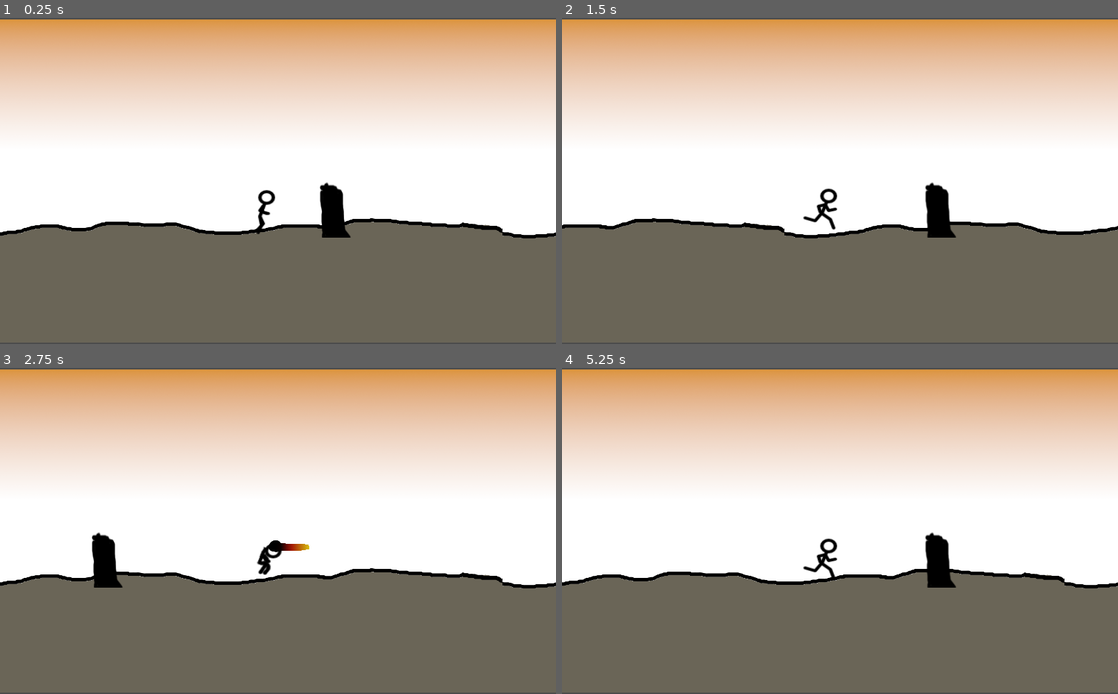
Above: before the commit, frames 1-4 (two rows, left to right).
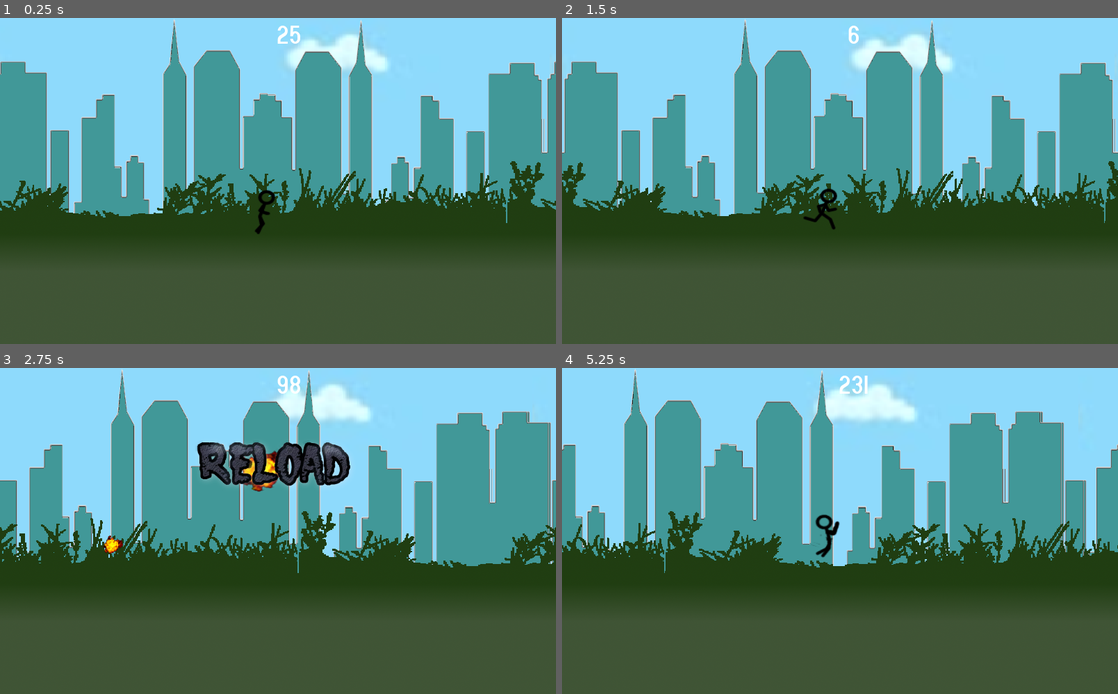
Above: after the commit, the same moments.

Repository: VivekThazhathattil/Hellhound-Chase
Game: Godot game, scene res://game.tscn
Two runs of this game, one before a commit and one after it. Both use one fixed random seed, a clock stepped at 60 frames per second and the inputs below.
Inputs (mouse positions are in pixels of both pictures, inside the frame that each line leads up to):
- Up to frame 1 (0.25 s): no input
- Up to frame 2 (1.5 s): move the mouse to (962, 164) at 0.52 s; click (962, 164) at 0.67 s; click (962, 164) at 0.77 s; move the mouse to (728, 197) at 1.27 s; click (728, 197) at 1.42 s
- Up to frame 3 (2.75 s): click (166, 547) at 1.52 s; move the mouse to (333, 459) at 2.02 s; click (333, 459) at 2.17 s
- Up to frame 4 (5.25 s): move the mouse to (812, 596) at 2.77 s; click (812, 596) at 2.92 s; click (812, 596) at 3.02 s; move the mouse to (1006, 579) at 3.52 s; click (1006, 579) at 3.67 s; click (1006, 579) at 3.77 s; move the mouse to (673, 482) at 4.27 s; click (673, 482) at 4.42 s; click (673, 482) at 4.52 s; move the mouse to (867, 531) at 5.02 s; click (867, 531) at 5.17 s

The runs differ from the first frame. In frame 1, 99% of the frame differs, in the area x 0-100%, y 0-100%; in frame 2, 99%; in frame 3, 100%; in frame 4, 100%.

Commit message:
change artwork

Diff:
--- a/ScrollingBG.gd
+++ b/ScrollingBG.gd
@@ -4,11 +4,5 @@
 func _ready():
 	self.material.set_shader_param("scroll_speed", scroll_speed)
 
-# Called every frame. 'delta' is the elapsed time since the previous frame.
-func _process(delta):
-	pass
-
-func _input(event):
-	if event is InputEventMouseButton:
-		if event.button_index == BUTTON_LEFT and event.pressed:
-			print("Left button was clicked at ", event.position)
+func _process(_delta):
+	self.material.set_shader_param("scroll_speed", scroll_speed)
--- /dev/null
+++ b/bg_shuffle1.gd
@@ -0,0 +1,15 @@
+extends Sprite
+export var VELOCITY: float = -1.5
+var g_texture_width: float = 0
+
+func _ready():
+	g_texture_width = texture.get_size().x * scale.x
+
+func _process(delta: float) -> void:
+	position.x += VELOCITY
+	_attempt_reposition()
+
+func _attempt_reposition() -> void:
+	if position.x < -g_texture_width:
+		# Don't just reset position to texture width, otherwise there will be a gap
+		position.x += 2 * g_texture_width
--- /dev/null
+++ b/bg_shuffle2.gd
@@ -0,0 +1,17 @@
+
+extends Sprite
+
+export var VELOCITY: float = -1.5
+var g_texture_width: float = 0
+
+func _ready():
+	g_texture_width = texture.get_size().x * scale.x
+
+func _process(_delta: float) -> void:
+	position.x += VELOCITY
+	_attempt_reposition()
+
+func _attempt_reposition() -> void:
+	if position.x < -g_texture_width:
+		# Don't just reset position to texture width, otherwise there will be a gap
+		position.x += 2 * g_texture_width
--- a/game.gd
+++ b/game.gd
@@ -6,16 +6,29 @@
 var progress_no = 0.5
 var is_player_dead = false
 onready var s = load("res://scenes/missile.tscn")
+onready var h = load("res://scenes/hud.tscn")
+var scorebox
+var dodge_bonus = 0
+var tot_score = 0
 
 func _ready():
+	scorebox = h.instance()
+	add_child(scorebox)
+	scorebox.show()
 	screen_size = OS.get_screen_size()
 	time = 0
+	get_node("reload_button").visible = false
 	set_process(true)
 
 func _process(delta):
 	time += delta
-	print(time)
-	if time > count*1:
+
+	if time > count*2:
 		count += 1 - 0.01*count
 		missile = s.instance()
 		add_child(missile)
+	if is_player_dead == true:
+		get_node("reload_button").visible = true
+	else:
+			tot_score += delta*100
+			scorebox.update_score(tot_score)
--- a/game.tscn
+++ b/game.tscn
@@ -1,8 +1,8 @@
-[gd_scene load_steps=37 format=2]
+[gd_scene load_steps=36 format=2]
 
-[ext_resource path="res://bg.png" type="Texture" id=1]
-[ext_resource path="res://ScrollingBG.gd" type="Script" id=2]
-[ext_resource path="res://game.shader" type="Shader" id=3]
+[ext_resource path="res://scenes/manual_bg_shuffle.tscn" type="PackedScene" id=1]
+[ext_resource path="res://man/man_dead_fall.png" type="Texture" id=2]
+[ext_resource path="res://scenes/bg_new.tscn" type="PackedScene" id=3]
 [ext_resource path="res://man/man-run3.png" type="Texture" id=4]
 [ext_resource path="res://man/man-run1.png" type="Texture" id=5]
 [ext_resource path="res://man/man-run2.png" type="Texture" id=6]
@@ -10,15 +10,12 @@
 [ext_resource path="res://man/man-jump1.png" type="Texture" id=8]
 [ext_resource path="res://man/man-jump3.png" type="Texture" id=9]
 [ext_resource path="res://player.gd" type="Script" id=10]
-[ext_resource path="res://man/obstacle_sprite.png" type="Texture" id=11]
-[ext_resource path="res://obstacle.gd" type="Script" id=12]
 [ext_resource path="res://ground.gd" type="Script" id=13]
 [ext_resource path="res://game.gd" type="Script" id=14]
 [ext_resource path="res://sprites/explosion_spritesheet.png" type="Texture" id=15]
-
-[sub_resource type="ShaderMaterial" id=1]
-shader = ExtResource( 3 )
-shader_param/scroll_speed = null
+[ext_resource path="res://sprites/reload.png" type="Texture" id=16]
+[ext_resource path="res://scenes/gd.tscn" type="PackedScene" id=17]
+[ext_resource path="res://scenes/sky.tscn" type="PackedScene" id=18]
 
 [sub_resource type="RectangleShape2D" id=2]
 extents = Vector2( 13.6026, 14.166 )
@@ -119,30 +116,27 @@
 "loop": false,
 "name": "explode",
 "speed": 10.0
+}, {
+"frames": [ ExtResource( 2 ) ],
+"loop": true,
+"name": "dead_fall",
+"speed": 5.0
 } ]
 
 [sub_resource type="RectangleShape2D" id=20]
 extents = Vector2( 605.163, 10 )
 
-[sub_resource type="RectangleShape2D" id=21]
-extents = Vector2( 17.4116, 44.1057 )
-
 [node name="game" type="Node2D"]
 script = ExtResource( 14 )
 
-[node name="bg" type="TextureRect" parent="."]
-material = SubResource( 1 )
-margin_left = -3.4248
-margin_top = 3.4248
-margin_right = 1916.58
-margin_bottom = 1083.42
-rect_scale = Vector2( 0.537129, 0.550552 )
-texture = ExtResource( 1 )
-stretch_mode = 2
-script = ExtResource( 2 )
-__meta__ = {
-"_edit_use_anchors_": false
-}
+[node name="sky" parent="." instance=ExtResource( 18 )]
+
+[node name="bg_new" parent="." instance=ExtResource( 3 )]
+
+[node name="gd" parent="." instance=ExtResource( 17 )]
+
+[node name="manual_bg_shuffle" parent="." instance=ExtResource( 1 )]
+visible = false
 
 [node name="player" type="KinematicBody2D" parent="."]
 position = Vector2( 463.186, 352.111 )
@@ -157,6 +151,7 @@
 position = Vector2( 22.3316, -0.688583 )
 scale = Vector2( 1.39564, 0.593851 )
 frames = SubResource( 19 )
+animation = "dead_fall"
 
 [node name="ground" type="Node2D" parent="."]
 script = ExtResource( 13 )
@@ -167,16 +162,6 @@
 [node name="CollisionShape2D" type="CollisionShape2D" parent="ground/StaticBody2D"]
 shape = SubResource( 20 )
 
-[node name="obstacle" type="Node2D" parent="."]
-script = ExtResource( 12 )
-
-[node name="charredStub" type="Area2D" parent="obstacle"]
-
-[node name="CollisionShape2D" type="CollisionShape2D" parent="obstacle/charredStub"]
-position = Vector2( 711.644, 357.326 )
-shape = SubResource( 21 )
-
-[node name="Sprite" type="Sprite" parent="obstacle/charredStub"]
-position = Vector2( 719.974, 352.389 )
-scale = Vector2( 1.24, 1.6235 )
-texture = ExtResource( 11 )
+[node name="reload_button" type="Sprite" parent="."]
+position = Vector2( 506.485, 178.397 )
+texture = ExtResource( 16 )
--- /dev/null
+++ b/manual_bg_shuffle.gd
@@ -0,0 +1,17 @@
+extends Sprite
+
+const VELOCITY: float = -1.5
+var g_texture_width: float = 0
+
+func _ready():
+	g_texture_width = texture.get_size().x * scale.x
+
+func _process(delta: float) -> void:
+	position.x += VELOCITY
+	_attempt_reposition()
+
+func _attempt_reposition() -> void:
+	if position.x < -g_texture_width:
+		# Don't just reset position to texture width, otherwise there will be a gap
+		position.x += 2 * g_texture_width
+view rawBackground.gd hosted with ❤ by GitHub
--- a/player.gd
+++ b/player.gd
@@ -18,6 +18,10 @@
 	if collision and not get_node("/root/game").is_player_dead:
 		$stickman.play("run")
 
+	if get_position().y < init_y - get_viewport().size.y/2:
+		$stickman.play("dead_fall")
+		get_node("/root/game").is_player_dead = true
+
 func _input(event):
 	if event.is_action_pressed("jump"):
 		if not get_node("/root/game").is_player_dead:
--- a/scenes/bg_new.tscn
+++ b/scenes/bg_new.tscn
@@ -1,23 +1,24 @@
-[gd_scene load_steps=3 format=2]
+[gd_scene load_steps=4 format=2]
 
 [ext_resource path="res://bg_new.png" type="Texture" id=1]
 [ext_resource path="res://scenes/bg_shuffle1.gd" type="Script" id=2]
+[ext_resource path="res://bg_shuffle2.gd" type="Script" id=3]
 
-[node name="buildings" type="Node2D"]
+[node name="bg_new" type="Node2D"]
 
-[node name="Sprite" type="Sprite" parent="."]
+[node name="bg_new1" type="Sprite" parent="."]
 texture = ExtResource( 1 )
 centered = false
 region_enabled = true
-region_rect = Rect2( 0, 0, 1024, 600 )
+region_rect = Rect2( 0, 0, 2048, 600 )
 script = ExtResource( 2 )
-VELOCITY = -3.0
+VELOCITY = -1.5
 
-[node name="Sprite2" type="Sprite" parent="."]
+[node name="bg_new2" type="Sprite" parent="."]
+position = Vector2( 1020, 0 )
 texture = ExtResource( 1 )
 centered = false
-offset = Vector2( 1024, 0 )
 region_enabled = true
-region_rect = Rect2( 0, 0, 4096, 600 )
-script = ExtResource( 2 )
-VELOCITY = -3.0
+region_rect = Rect2( 0, 0, 2048, 600 )
+script = ExtResource( 3 )
+VELOCITY = -1.5
--- a/scenes/gd.tscn
+++ b/scenes/gd.tscn
@@ -1,25 +1,24 @@
-[gd_scene load_steps=3 format=2]
+[gd_scene load_steps=4 format=2]
 
-[ext_resource path="res://scenes/bg_shuffle1.gd" type="Script" id=1]
-[ext_resource path="res://gd.png" type="Texture" id=2]
+[ext_resource path="res://gd.png" type="Texture" id=1]
+[ext_resource path="res://scenes/bg_shuffle1.gd" type="Script" id=2]
+[ext_resource path="res://bg_shuffle2.gd" type="Script" id=3]
 
 [node name="gd" type="Node2D"]
 
-[node name="gd_1" type="Sprite" parent="."]
-scale = Vector2( 0.533, 0.556 )
-texture = ExtResource( 2 )
+[node name="gd1" type="Sprite" parent="."]
+texture = ExtResource( 1 )
 centered = false
 region_enabled = true
-region_rect = Rect2( 0, 0, 7680, 1080 )
-script = ExtResource( 1 )
-VELOCITY = -5.0
+region_rect = Rect2( 0, 0, 2048, 1080 )
+script = ExtResource( 2 )
+VELOCITY = -6.0
 
-[node name="gd_2" type="Sprite" parent="."]
-scale = Vector2( 0.533, 0.556 )
-texture = ExtResource( 2 )
+[node name="gd2" type="Sprite" parent="."]
+position = Vector2( 1024, 0 )
+texture = ExtResource( 1 )
 centered = false
-offset = Vector2( 1024, 0 )
 region_enabled = true
-region_rect = Rect2( 0, 0, 7680, 1080 )
-script = ExtResource( 1 )
-VELOCITY = -5.0
+region_rect = Rect2( 0, 0, 2048, 600 )
+script = ExtResource( 3 )
+VELOCITY = -6.0
--- a/scenes/sky.tscn
+++ b/scenes/sky.tscn
@@ -1,25 +1,26 @@
-[gd_scene load_steps=3 format=2]
+[gd_scene load_steps=4 format=2]
 
-[ext_resource path="res://scenes/bg_shuffle1.gd" type="Script" id=1]
-[ext_resource path="res://sky.png" type="Texture" id=2]
+[ext_resource path="res://sky.png" type="Texture" id=1]
+[ext_resource path="res://scenes/bg_shuffle1.gd" type="Script" id=2]
+[ext_resource path="res://bg_shuffle2.gd" type="Script" id=3]
 
 [node name="sky" type="Node2D"]
 
 [node name="sky1" type="Sprite" parent="."]
-scale = Vector2( 2.12, 1.77 )
-texture = ExtResource( 2 )
+scale = Vector2( 3.2, 2.67 )
+texture = ExtResource( 1 )
 centered = false
 region_enabled = true
-region_rect = Rect2( 0, 0, 1932, 339 )
-script = ExtResource( 1 )
-VELOCITY = -1.5
+region_rect = Rect2( 0, 0, 640, 225 )
+script = ExtResource( 2 )
+VELOCITY = -0.5
 
 [node name="sky2" type="Sprite" parent="."]
-scale = Vector2( 2.12, 1.77 )
-texture = ExtResource( 2 )
+position = Vector2( 1020, 0 )
+scale = Vector2( 3.2, 2.67 )
+texture = ExtResource( 1 )
 centered = false
-offset = Vector2( 1024, 0 )
 region_enabled = true
-region_rect = Rect2( 0, 0, 483, 339 )
-script = ExtResource( 1 )
-VELOCITY = -1.5
+region_rect = Rect2( 0, 0, 640, 225 )
+script = ExtResource( 3 )
+VELOCITY = -0.5
--- a/trail.gd
+++ b/trail.gd
@@ -6,7 +6,7 @@
 func _ready():
 	target = get_node(targetPath)
 	pass
-func _process(delta):
+func _process(_delta):
 	global_position = Vector2(0,0)
 	global_rotation = 0
 	point = target.global_position
Binary file added: bg_new.png
Not shown, changed: bg_new.png.import
Binary file added: gd.png
Not shown, added: gd.png.import
Binary file added: man/man_dead_fall.png
Not shown, added: man/man_dead_fall.png.import
Binary file added: neuropol x rg.ttf
Binary file added: sky.png
Not shown, added: sky.png.import
Binary file added: sprites/reload.png
Not shown, added: sprites/reload.png.import
Not shown, changed: .ideas
(and 2 more such lines)
